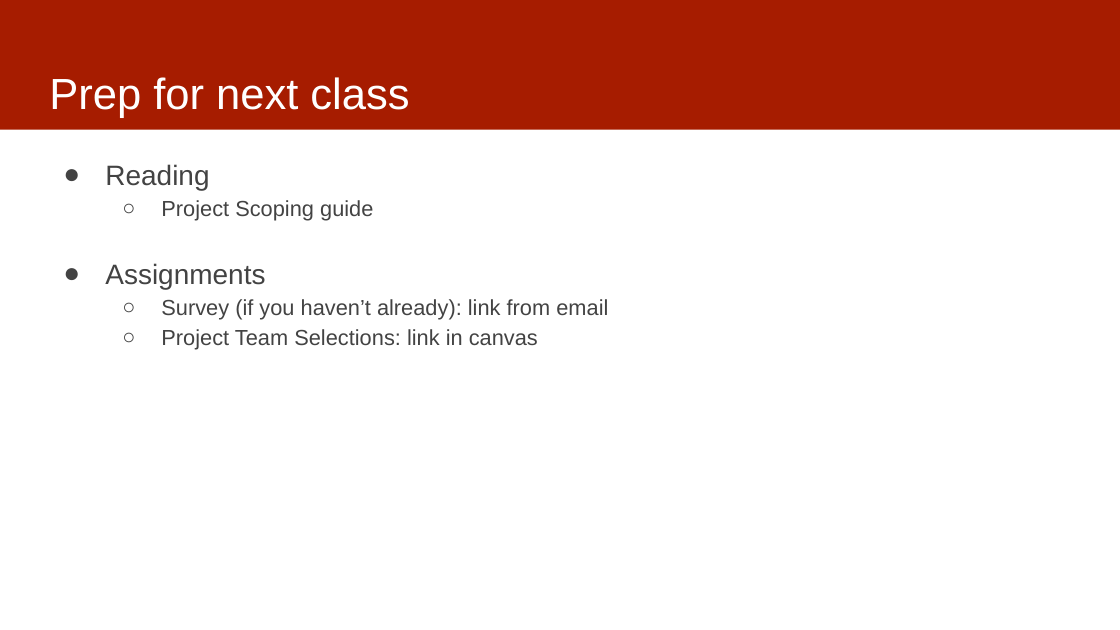
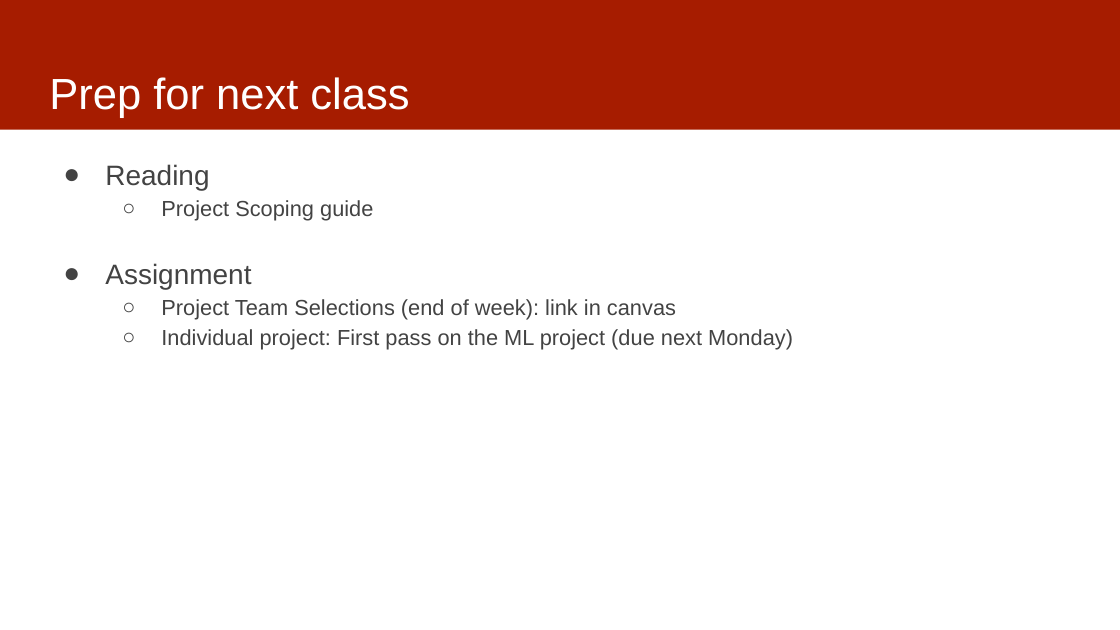
Before and after one commit to dssg/MLinPractice, a slide deck: slide 17 of Lectures/Lecture1-ClassOverview.pptx (slide 18 before the commit). Drawn at 1120x630 pixels with LibreOffice and Linux fonts; fonts in the diff are those of the drawing. Boxes give left, top, right and bottom in pixels: in the first picture for what was removed or moved away, otherwise in the second. Text is boxed around its words. In the diff, an @@ line names an element or a change of style, - is before the commit and + after.

Commit message:
updated for f22

```diff
--- a/Lectures/Lecture1-ClassOverview.pptx
+++ b/Lectures/Lecture1-ClassOverview.pptx
@@ text at bbox=[105, 263, 793, 350]: text changed @@
-● Assignments
-  ○ Survey (if you haven’t already): link from email
-  ○ Project Team Selections: link in canvas
+● Assignment
+  ○ Project Team Selections (end of week): link in canvas
+  ○ Individual project: First pass on the ML project (due next Monday)
```
Also in this commit, not shown: 2 other slides changed, 1 slide removed.
